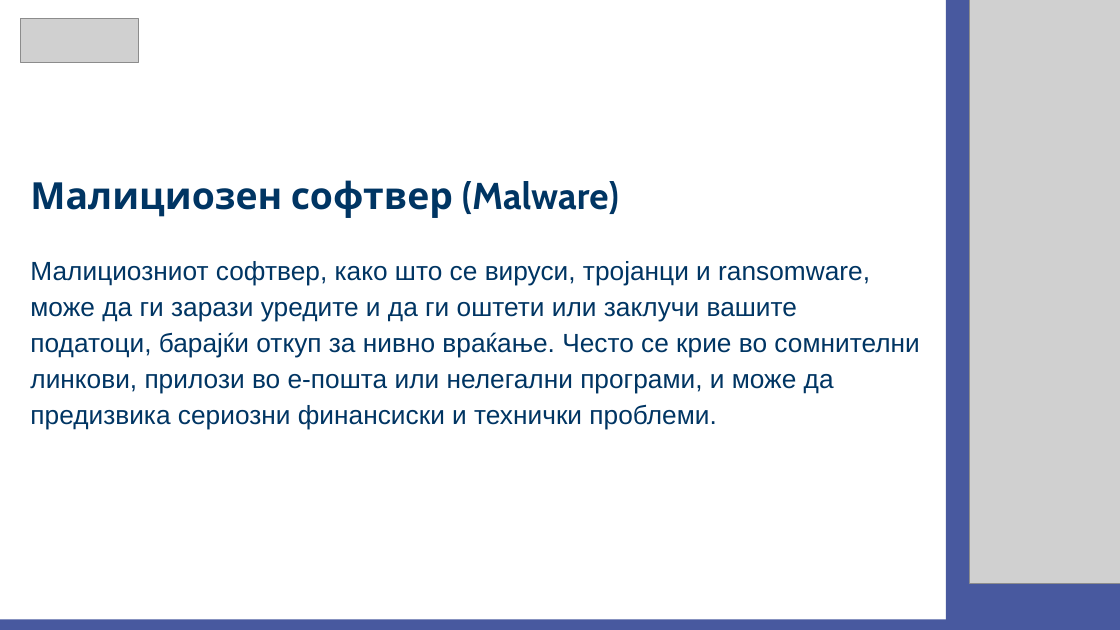
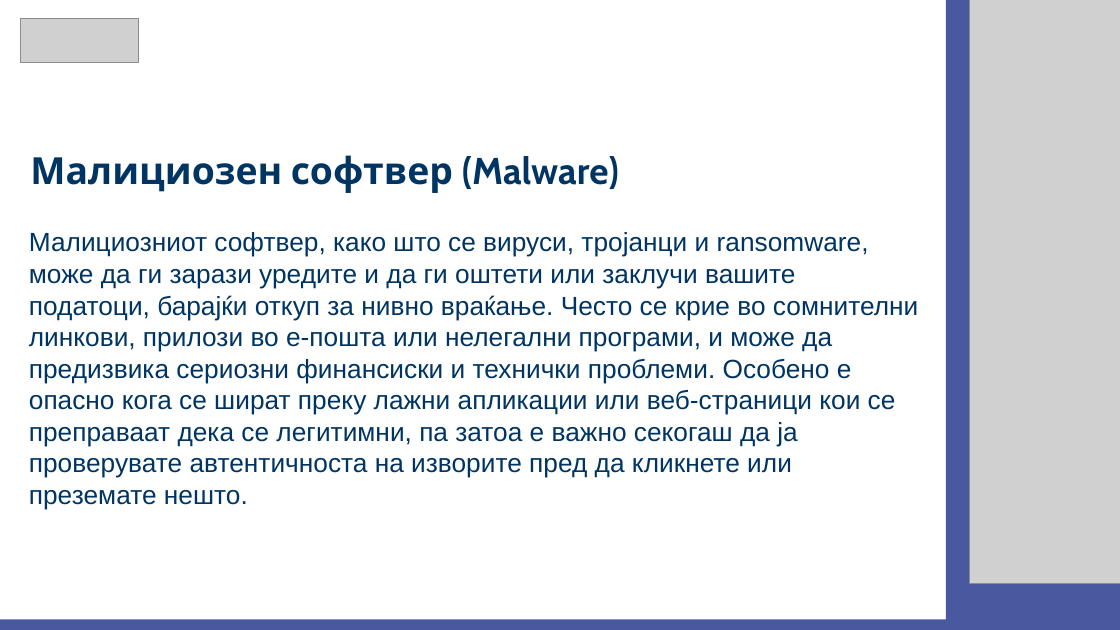
Before and after one commit to Berat02xz/FINKI-Academic-Journey, a slide deck: slide 5 of TP - Team Project/MKSafeNet Presentations/MKSafeNet_YoungAdultsPresentation.pptx. Drawn at 1120x630 pixels with LibreOffice and Linux fonts; fonts in the diff are those of the drawing; grey boxes stand for pictures. Boxes give left, top, right and bottom in pixels: in the first picture for what was removed or moved away, otherwise in the second. Text is boxed around its words. In the diff, an @@ line names an element or a change of style, - is before the commit and + after.

```diff
--- a/TP - Team Project/MKSafeNet Presentations/MKSafeNet_YoungAdultsPresentation.pptx
+++ b/TP - Team Project/MKSafeNet Presentations/MKSafeNet_YoungAdultsPresentation.pptx
@@ title "Малициозен софтвер (Malware)": place and size @@
-title "Малициозен софтвер (Malware)" at <box>30,180,619,218</box>
+title "Малициозен софтвер (Malware)" at <box>30,155,619,193</box>
@@ text at <box>29,232,918,509</box>: text changed @@
-Малициозниот софтвер, како што се вируси, тројанци и ransomware, може да ги зарази уредите и да ги оштети или заклучи вашите податоци, барајќи откуп за нивно враќање. Често се крие во сомнителни линкови, прилози во е-пошта или нелегални програми, и може да предизвика сериозни финансиски и технички проблеми.
+Малициозниот софтвер, како што се вируси, тројанци и ransomware, може да ги зарази уредите и да ги оштети или заклучи вашите податоци, барајќи откуп за нивно враќање. Често се крие во сомнителни линкови, прилози во е-пошта или нелегални програми, и може да предизвика сериозни финансиски и технички проблеми. Особено е опасно кога се шират преку лажни апликации или веб-страници кои се преправаат дека се легитимни, па затоа е важно секогаш да ја проверувате автентичноста на изворите пред да кликнете или преземате нешто.
```
Also in this commit, not shown: 9 other slides changed, 8 slides added, 2 other files.
